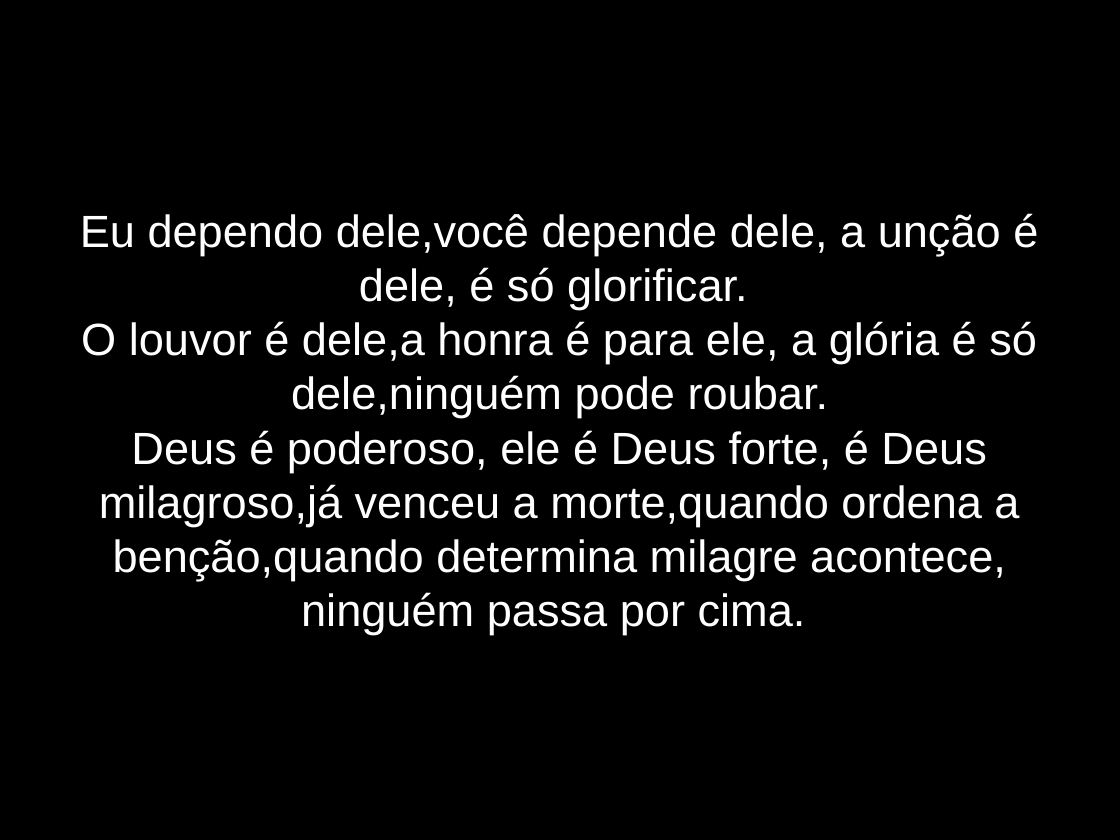
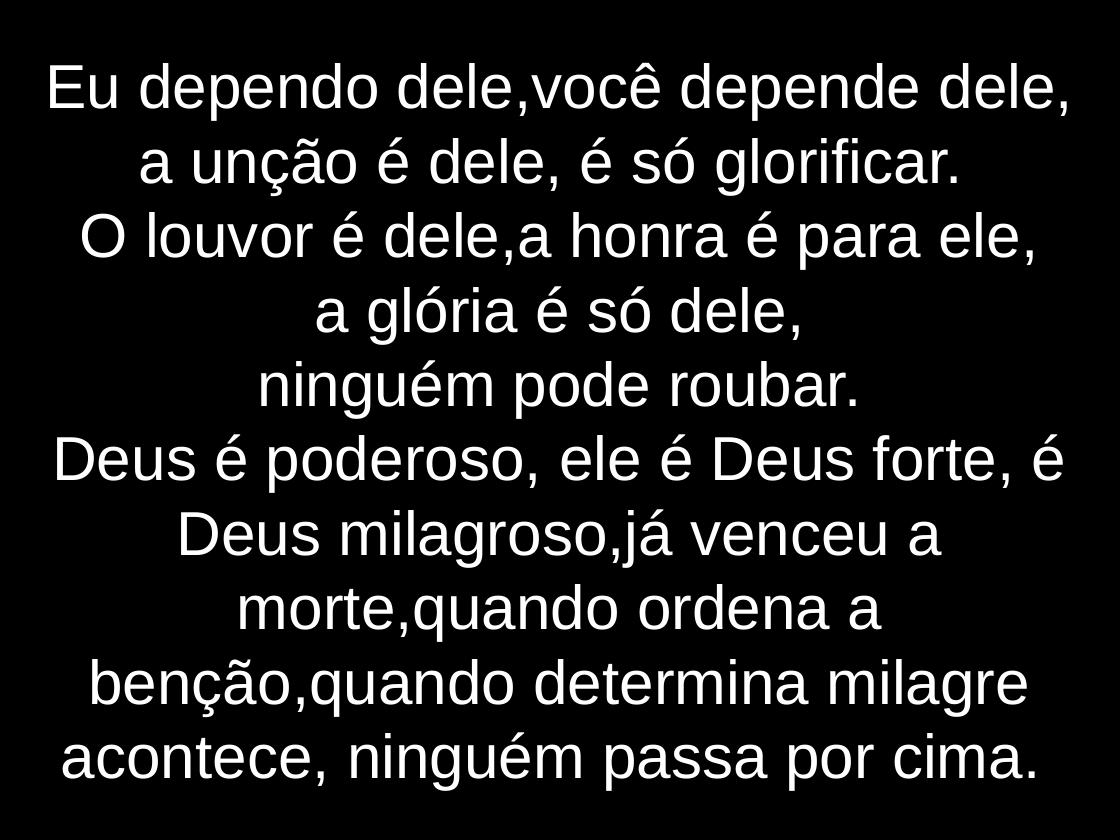
Before and after one commit to lazaroness/ChurchFiles, a slide deck: slide 7 of elshaday/LetrasApresentacao/DependemosDeDeus.odp. Drawn at 1120x840 pixels with LibreOffice and Linux fonts; fonts in the diff are those of the drawing. Boxes give left, top, right and bottom in pixels: in the first picture for what was removed or moved away, otherwise in the second. Text is boxed around its words. In the diff, an @@ line names an element or a change of style, - is before the commit and + after.

```diff
--- a/elshaday/LetrasApresentacao/DependemosDeDeus.odp
+++ b/elshaday/LetrasApresentacao/DependemosDeDeus.odp
@@ subtitle at (x1=45, y1=62, x2=1074, y2=790): size 32 to 44 pt in "Eu dependo dele,você depende dele, a unção ...", "Deus é poderoso, ele é Deus forte, ..." @@
@@ subtitle at (x1=80, y1=211, x2=1038, y2=417): text changed; size 32 to 44 pt @@
-O louvor é dele,a honra é para ele, a glória é só dele,ninguém pode roubar.
+O louvor é dele,a honra é para ele,
+a glória é só dele,
+ninguém pode roubar.
```
Also in this commit, not shown: 11 other slides changed, 3 slides removed.
